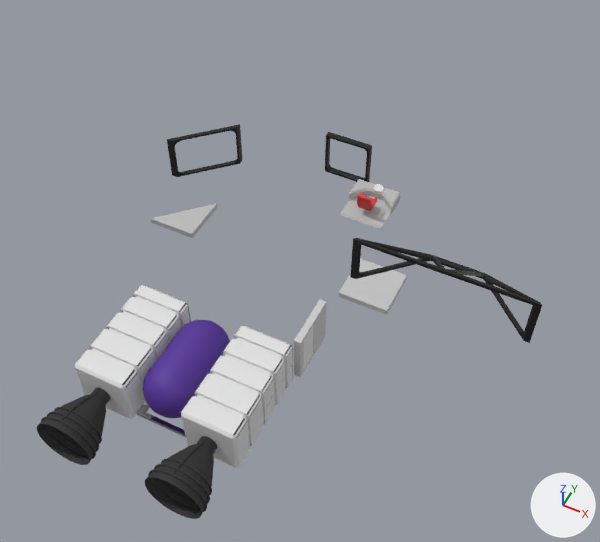
An edit to the Blender file res/base_models/plates_set_copy.blend, drawn before and after from the same camera.
Both versions are drawn from a camera (50 mm lens) standing at (8.7, -23.9, 24.3) and looking at (-1.0, -4.6, 0.2). The axes (+X, +Y, +Z) are drawn at lower right. The lights are the same throughout.
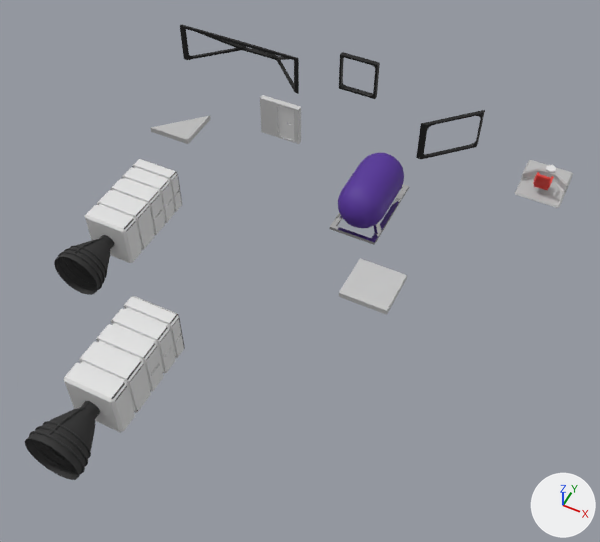
What changed in the scene script:
```text
Change me_cube_004:
    where me_cube_004.from_pydata(...)  # 64 vertices, 76 faces; spans x -1.0..1.0, y -1.24..1.0, z -0.35..1.89
    used by ob_cube_002; location = (-8.11, -0.81, 1.11); rotation_euler = (0.0, 1.571, 0.0), in degrees (0, 90, 0)
    me_cube_004 part 1: the whole mesh is moved by (0.0, 0.18, -0.83)
Change me_cube:
    where me_cube.from_pydata(...)  # 2776 vertices, 2717 faces; spans x -1.02..1.04, y -3.13..3.0, z -1.02..1.04
    used by ob_cube_054; location = (-4.0, -12.11, 1.11)
    me_cube part 2: the whole mesh is moved by (0.0, -0.58, 0.0)
Change me_cube_012:
    where me_cube_012.from_pydata(...)  # 112 vertices, 76 faces; spans x -3.26..0.0, y -2.13..0.1, z 0.0..1.96
    used by ob_cube_017; location = (4.79, -3.5, 2.12)
    me_cube_012 part 3: the whole mesh is moved by (0.0, 2.12, 0.0)
Change ob_cube_002:
    ob_cube_002.location: (-8.11, -0.81, 1.11) -> (1.41, 6.11, 0.0)
Change ob_cube_006:
    ob_cube_006.location: (-6.83, -3.71, 0.0) -> (-10.12, 1.3, 0.0)
Change ob_cube_018:
    ob_cube_018.location: (-1.64, 1.28, 1.12) -> (-4.24, 8.44, 0.0)
Change ob_cube_030:
    ob_cube_030.location: (1.12, -8.0, 1.1) -> (-6.1, 3.63, 0.0)
    ob_cube_030.rotation_euler: (0.0, 1.571, 0.0) -> (-1.571, 1.571, 0.0)  # degrees (0, 90, 0) -> degrees (-90, 90, 0)
Change ob_cube_051:
    ob_cube_051.location: (0.07, -12.11, 1.11) -> (-8.75, -4.88, 0.0)
Change ob_cylinder_005:
    add ob_cylinder_005.parent = ob_plane
    add ob_cylinder_005.matrix_parent_inverse = Matrix(((1.0, 0.0, 0.0, 2.004), (0.0, 1.0, 0.0, 10.11), (0.0, 0.0, 1.0, -0.114), (0.0, 0.0, 0.0, 1.0)))
Change ob_plane:
    ob_plane.location: (-2.004, -10.11, 0.114) -> (0.0, 0.879, 0.0)
Change ob_cube_053:
    ob_cube_053.location: (0.0, 0.0, 0.0) -> (6.13, 4.47, 0.0)
Change ob_cube_017:
    ob_cube_017.location: (4.79, -3.5, 2.12) -> (-9.5, 5.79, 0.0)
```

Changed parts and their boxes [x1, y1, x2, y2] in the pictures (600 x 542 px; the box of a moved part takes in the faces that stretch with it):
'Cube.051', moved: before [145, 325, 293, 519]; after [54, 159, 182, 295]
'Cube.054', mesh moved: before [37, 285, 191, 465]; after [25, 296, 185, 480]
'Cylinder.005', moved: before [143, 320, 230, 418]; after [338, 153, 404, 228]
'Cube.017', moved: before [350, 238, 542, 343]; after [180, 24, 299, 94]
'Cube.053', moved: before [340, 179, 401, 229]; after [515, 160, 573, 208]
'Cube.030', moved, turned: before [294, 299, 326, 378]; after [260, 95, 301, 144]
'Cube.006', moved: before [150, 204, 217, 238]; after [151, 116, 211, 144]
'Cube.002', moved: before [167, 124, 242, 177]; after [416, 110, 485, 159]
'Cube.018', moved: before [325, 132, 372, 182]; after [339, 52, 380, 99]
'Plane', moved: before [137, 401, 186, 437]; after [330, 184, 409, 245]
'Cube.058', moved, turned: before [304, 324, 314, 367]; after [278, 106, 294, 140]
'Cube.055', moved: before [357, 194, 377, 211]; after [534, 174, 551, 190]
'Circle', moved: before [374, 184, 384, 192]; after [546, 165, 556, 172]
'Cube.057', moved: before [370, 197, 378, 210]; after [547, 176, 554, 189]
'Cube.056', moved: before [357, 192, 364, 206]; after [533, 172, 539, 185]
part 2 of me_cube, moved or reshaped: before [37, 285, 293, 519]; after [25, 159, 185, 480]
